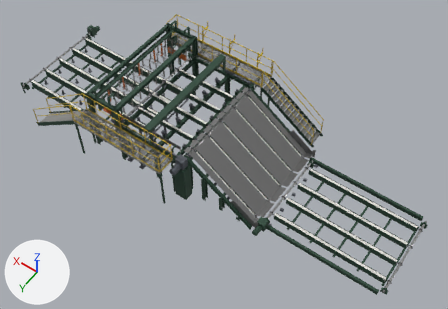
What one commit did to the glTF model game/assets/models/green_stacker/stacker_frame.glb.
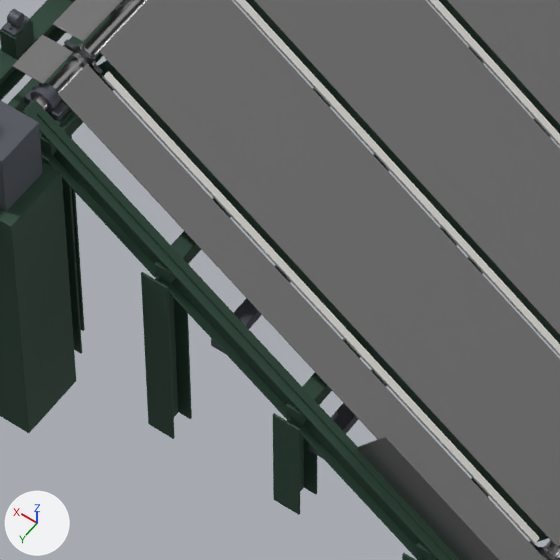
The first picture shows the older version from a 50 mm lens placed at (14.02, 15.54, 24.56), pointed at (25.09, 0.05, 0.22). The close-ups show the older and then the newer version on the part from 41% to 57% of the width and 46% to 70% of the height of that picture. Only the edits that show in the close-ups are written down. Lighting does not change. The marker at lower left points along +X, +Y and +Z. Vertices at exactly the same position are counted once.

Objects in the first close-up: 'InfeedFrame', 'InfeedPlates', 'PocketAdjusterCylinders', 'UnscramblerBed', 'UnscramblerDrive', 'UnscramblerFrame', 'UnscramblerHeadShaft', 'UnscramblerWearStrips' and 2 more.
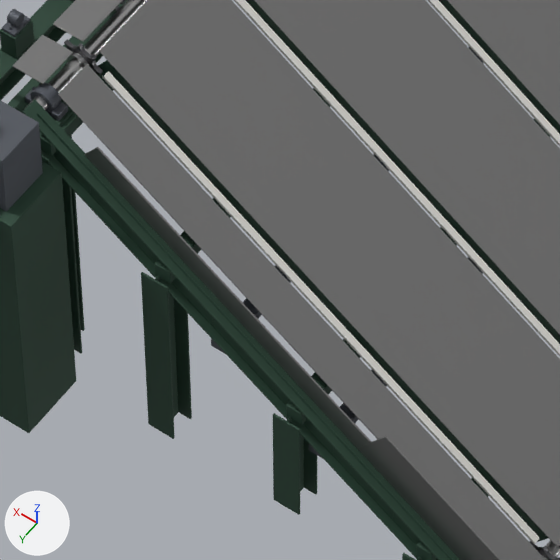
Edits to the bpy script that builds the scene:
```text
Change me_unscramblerbed:
    used by ob_unscramblerbed; location = (0.0, 0.0, 0.0)
    remove me_unscramblerbed.from_pydata(...)  # 360 vertices, 664 faces; spans x 21.4..25.25, y -2.56..2.56, z 0.0..2.57
    add me_unscramblerbed.from_pydata(...)  # 408 vertices, 752 faces; spans x 21.4..25.25, y -2.56..2.56, z 0.0..2.57
    me_unscramblerbed part 1: a new loose piece of 24 vertices spanning x 22.86..25.02, y 2.54..2.56, z 0.83..2.44, in mat_sorter_decksteel (grey #959595)
    other edits to the shape of me_unscramblerbed do not show in these pictures
```

Location of each change, (x1, y1, x2, y2) in pixels of the close-ups (560 x 560 px):
part 1 of me_unscramblerbed, added: after (84, 147, 371, 448)
